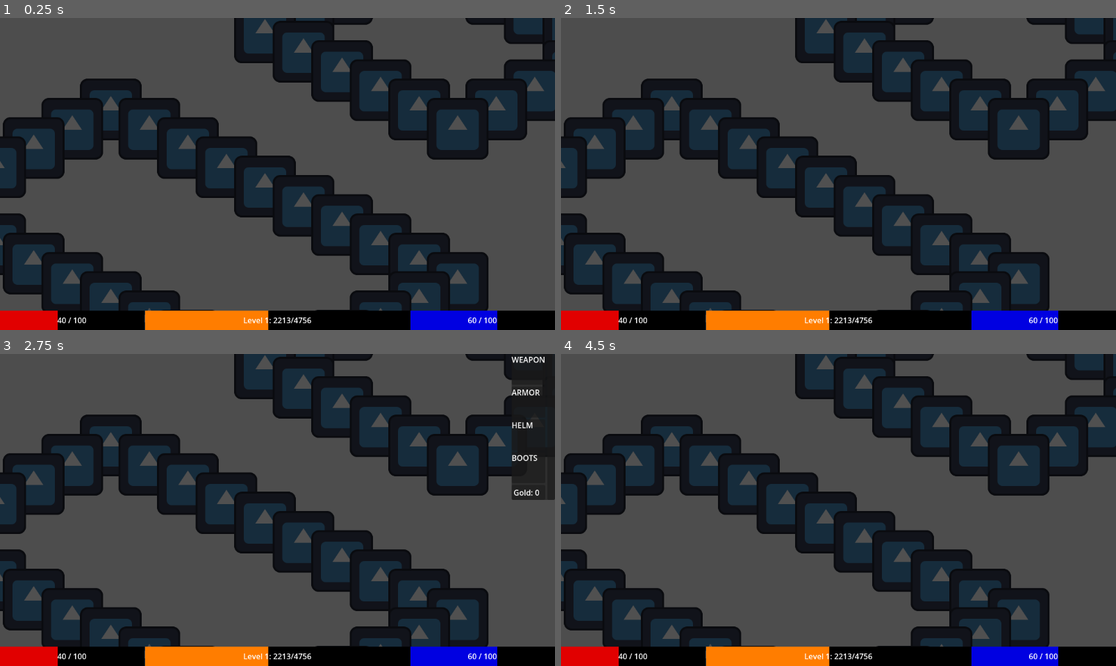
Above: before the commit, frames 1-4 (two rows, left to right).
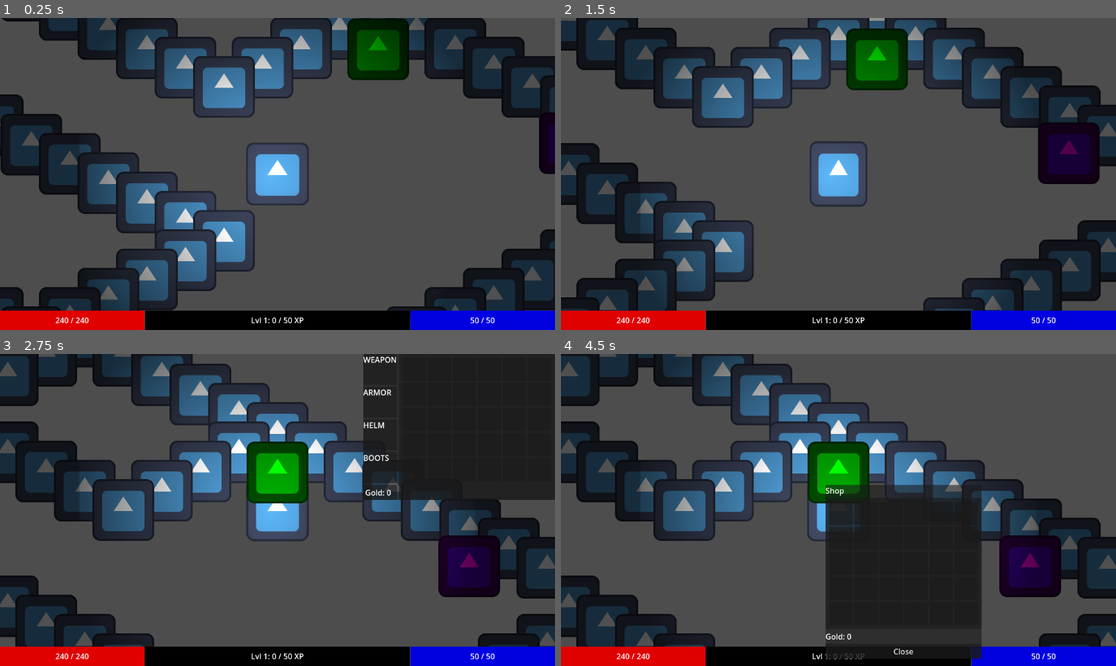
Above: after the commit, the same moments.

Repository: PietPadda/Godot_2D_ARPG
Game: Godot game, scene res://scenes/levels/town.tscn
Same seed, same stepped clock (60 frames per second), same inputs: the game is played once before the commit and once after it. This scene is started directly instead of the project's main scene. The engine's default icon, where the game draws it, is replaced by a stand-in: a white triangle on a blue panel in a dark square.
Inputs (mouse positions are in pixels of both pictures, inside the frame that each line leads up to):
- Up to frame 1 (0.25 s): no input
- Up to frame 2 (1.5 s): tap Enter at 0.5 s; move the mouse to (960, 158) at 0.52 s; hold E (interact) 0.53-1.28 s; click (960, 158) at 0.67 s; move the mouse to (727, 189) at 1.27 s; click (727, 189) at 1.35 s
- Up to frame 3 (2.75 s): tap F2 (debug_respawn_enemies) at 2 s; move the mouse to (333, 441) at 2.02 s; tap I (toggle_character_sheet) at 2.1 s; click (333, 441) at 2.17 s
- Up to frame 4 (4.5 s): move the mouse to (1088, 369) at 2.77 s; tap E (interact) at 2.85 s; click (1088, 369) at 2.92 s; tap F2 (debug_respawn_enemies) at 3.5, 4.25 s; move the mouse to (1088, 400) at 3.52 s; press the mouse at (1088, 400) at 3.53 s; move the mouse to (1088, 435) at 4.27 s; release the mouse at (1088, 435) at 4.28 s; tap I (toggle_character_sheet) at 4.35 s; click (1088, 435) at 4.42 s

The runs differ from the first frame. In frame 1, 60% of the frame differs, in the area x 0-100%, y 0-100%; in frame 2, 58%; in frame 3, 61%; in frame 4, 63%.
Error before the commit: Attempt to call function 'add_child' in base 'null instance' on a null instance. (res://scripts/levels/base_level.gd:60)

Commit message:
fix(network): replace spawner with manual RPC for player spawning

Diff:
--- a/scenes/world/world.tscn
+++ b/scenes/world/world.tscn
@@ -10,9 +10,3 @@
 [node name="HUD" parent="." instance=ExtResource("1_dphjl")]
 
 [node name="LevelContainer" type="Node" parent="." groups=["level_container"]]
-
-[node name="Limbo" type="Node2D" parent="."]
-
-[node name="MasterSpawner" type="MultiplayerSpawner" parent="."]
-_spawnable_scenes = PackedStringArray("uid://c04jx6vcgex1j", "uid://dg2sqch3jtd3h", "uid://boxuys3wl2v3p", "uid://dfce8t7pklgpr")
-spawn_path = NodePath("../Limbo")
--- a/scripts/levels/base_level.gd
+++ b/scripts/levels/base_level.gd
@@ -44,46 +44,18 @@
 
 # This function contains the core spawning logic and is ONLY ever run on the server.
 func _spawn_player(id: int):
-	var player_container = get_node("PlayerContainer")
-
-	# Prevent spawning a player that already exists.
-	if player_container.has_node(str(id)):
-		return
-
-	# Instantiate the player and set its name, which is crucial for replication.
-	var player = NetworkManager.PLAYER_SCENE.instantiate()
-	player.name = str(id)
-
-	# SPAWN: Get the Limbo node and add the player as a child.
-	# The MasterSpawner will see this and replicate it on all clients automatically.
-	var limbo = get_tree().get_root().get_node("World/Limbo")
-	limbo.add_child(player)
-
-	# Wait for the end of the current frame. This gives the replication system
-	# time to create the node on all clients before we try to move it.
-	await get_tree().process_frame
-
-	# MOVE: Tell all clients to move the new player from Limbo into this level's container.
-	var player_in_limbo_path = "/root/World/Limbo/" + str(id)
-	_reparent_node.rpc(player_in_limbo_path, player_container.get_path())
-
 	# POSITION: Determine a spawn point and tell the owning client where to place their character.
 	var spawn_pos = Vector2.ZERO
 	if not player_spawn_points.is_empty():
 		spawn_pos = player_spawn_points[current_player_spawn_index].global_position
 		current_player_spawn_index = (current_player_spawn_index + 1) % player_spawn_points.size()
 
-	# This can now be called directly instead of deferred.
-	_set_player_initial_position(id, spawn_pos)
+	# The server calls an RPC to tell everyone (including itself) to create the player.
+	client_spawn_player.rpc(id, spawn_pos)
 
 # -- Signal Handlers --
-# Helper function to set the position after one frame.
-func _set_player_initial_position(id: int, pos: Vector2):
-	var player_node = get_node_or_null("PlayerContainer/" + str(id))
-	if is_instance_valid(player_node):
-		player_node.set_initial_position.rpc_id(id, pos)
-
-# REMOVE the old _on_player_spawn_requested function if it still exists.
+# -- Signal Handlers --
+# We no longer need _set_player_initial_position, so you can delete that as well.
 
 # -- RPCs --
 @rpc("any_peer", "call_local", "reliable")
@@ -176,3 +148,21 @@
 func server_request_spawn():
 	var client_id = multiplayer.get_remote_sender_id()
 	_spawn_player(client_id)
+
+# This is our new spawner. It runs on the server AND all clients.
+@rpc("any_peer", "call_local", "reliable")
+func client_spawn_player(id: int, pos: Vector2):
+	var player_container = get_node("PlayerContainer")
+
+	# A guard to prevent creating the same player twice if messages get crossed.
+	if player_container.has_node(str(id)):
+		return
+
+	var player = NetworkManager.PLAYER_SCENE.instantiate()
+	# We set the name BEFORE adding to the scene. This is critical.
+	# The player's _enter_tree() function uses this name to set its own authority.
+	player.name = str(id)
+
+	player_container.add_child(player)
+	# We set the position AFTER adding it to the scene tree.
+	player.global_position = pos
